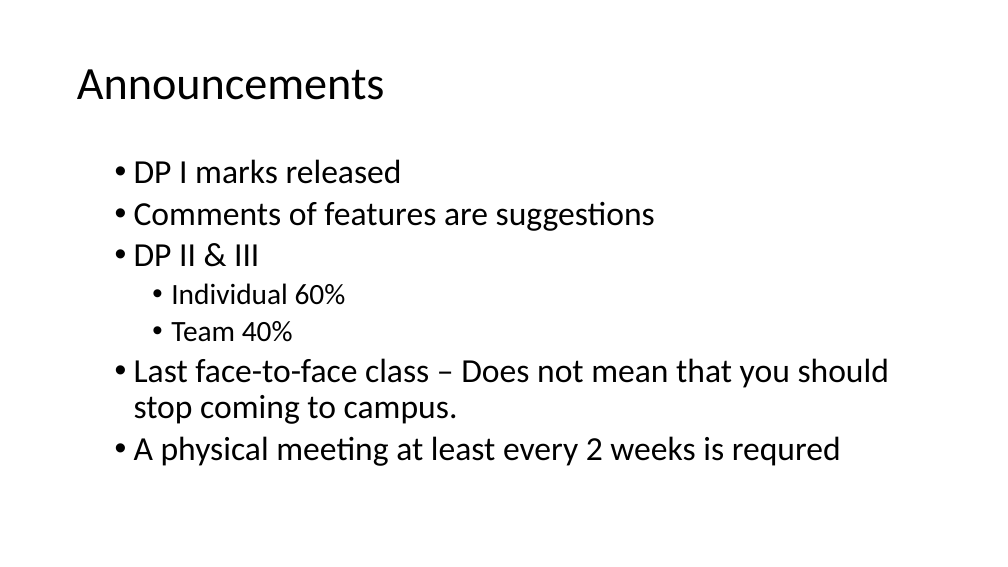
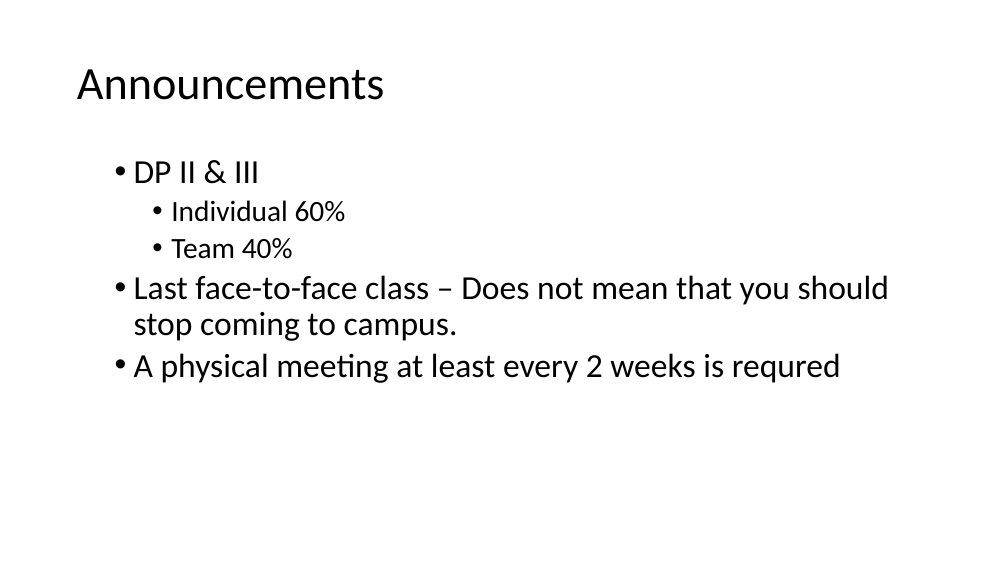
Before and after one commit to johnxu21/johnxu21.github.io, a slide deck: slide 2 of teaching/CS472/Timetable/Survey_Presentation.pptx. Drawn at 1008x567 pixels with LibreOffice and Linux fonts; fonts in the diff are those of the drawing. Boxes give left, top, right and bottom in pixels: in the first picture for what was removed or moved away, otherwise in the second. Text is boxed around its words. In the diff, an @@ line names an element or a change of style, - is before the commit and + after.

```diff
--- a/teaching/CS472/Timetable/Survey_Presentation.pptx
+++ b/teaching/CS472/Timetable/Survey_Presentation.pptx
@@ text at (134,159,655,231): paragraphs removed @@
-  • DP I marks released
-  • Comments of features are suggestions
```
Also in this commit, not shown: 10 other slides changed, 2 other files.
